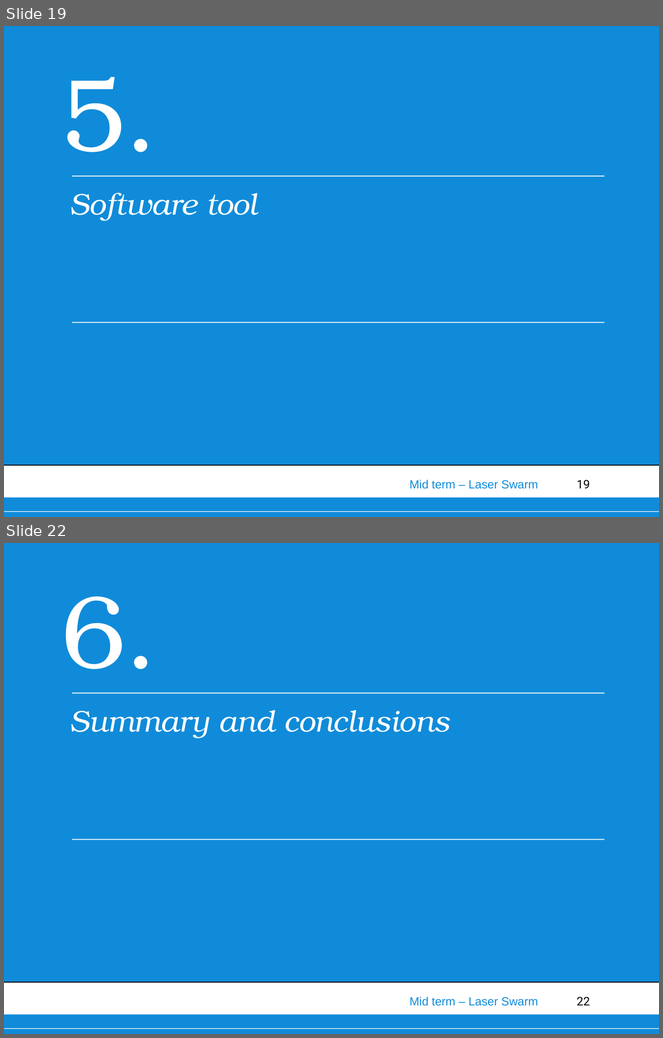
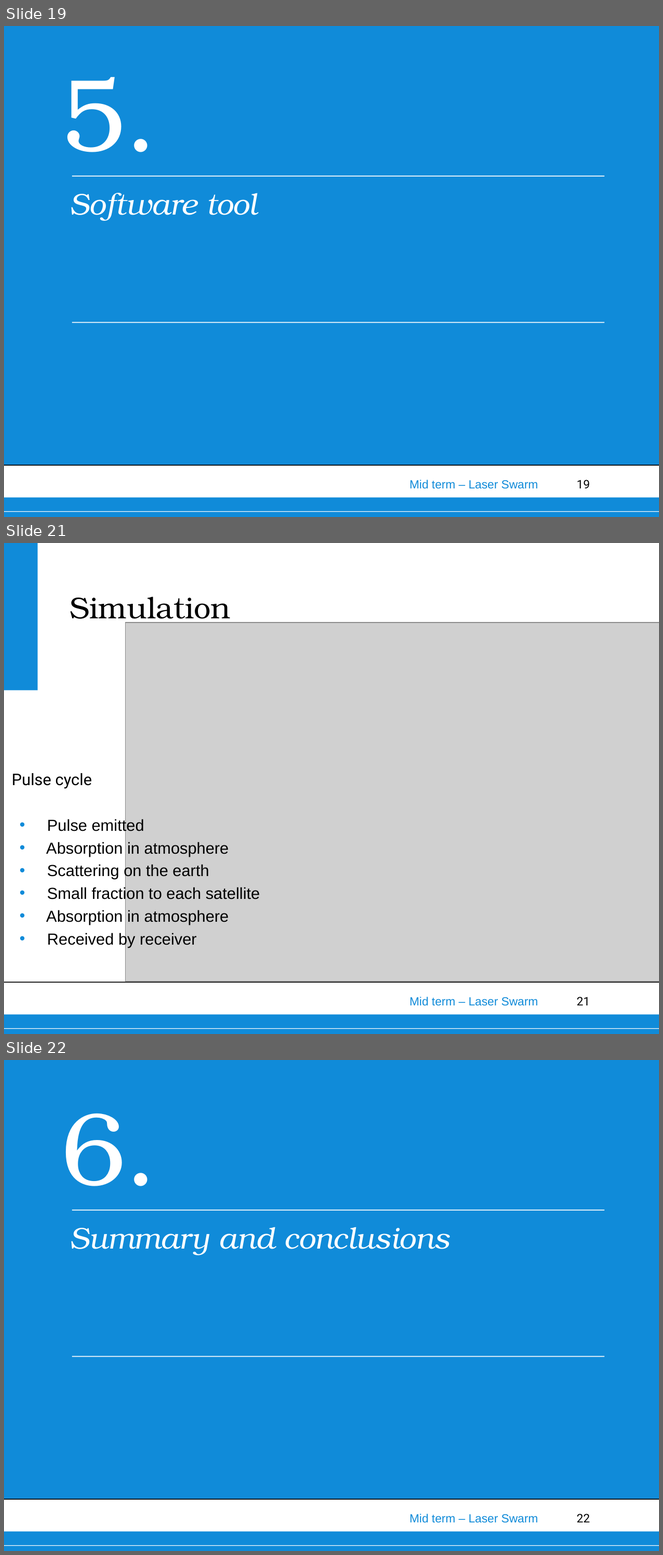
Before and after one commit to thewisenerd/laser-swarm, a slide deck: midTermPresentation/MidTermPresentation.ppt. Shown one above the other, each under a label of ours: slides 19 and 22 before the commit, slides 19, 21 and 22 after it; the slides between them are not shown. The pictures are 663x1038 and 663x1555 pixels, drawn with LibreOffice and Linux fonts; fonts in the diff are those of the drawing; grey boxes stand for pictures; background and template pictures are left out. Boxes give left, top, right and bottom in pixels: in the first picture for what was removed or moved away, otherwise in the second. Text is boxed around its words. In the diff, an @@ line names an element or a change of style, - is before the commit and + after.

Commit message:
Started simulation section in the ppt

```diff
--- a/midTermPresentation/MidTermPresentation.ppt
+++ b/midTermPresentation/MidTermPresentation.ppt
@@ slide 21 added at (4, 543, 659, 1034), background #FFFFFF; not listed: 6 template elements that a slide beside it also shows @@
@@ title added at (70, 597, 230, 626), 33 pt, text #000000 @@
+Simulation
@@ picture added at (125, 623, 659, 982) @@
@@ text added at (12, 773, 260, 948), 17.6 pt, text #000000 @@
+Pulse cycle
+• Pulse emitted
+• Absorption in atmosphere
+• Scattering on the earth
+• Small fraction to each satellite
+• Absorption in atmosphere
+• Received by receiver
```
Also in this commit, not shown: 1 other slide added, 2 slides removed, 3 other files.
